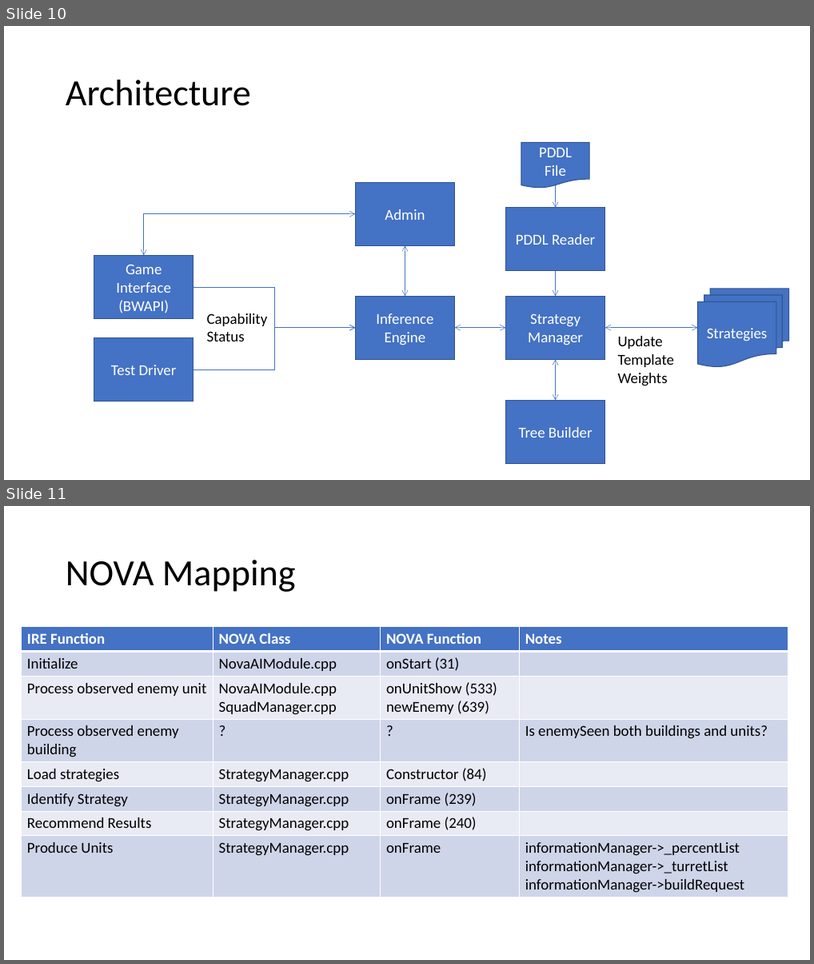
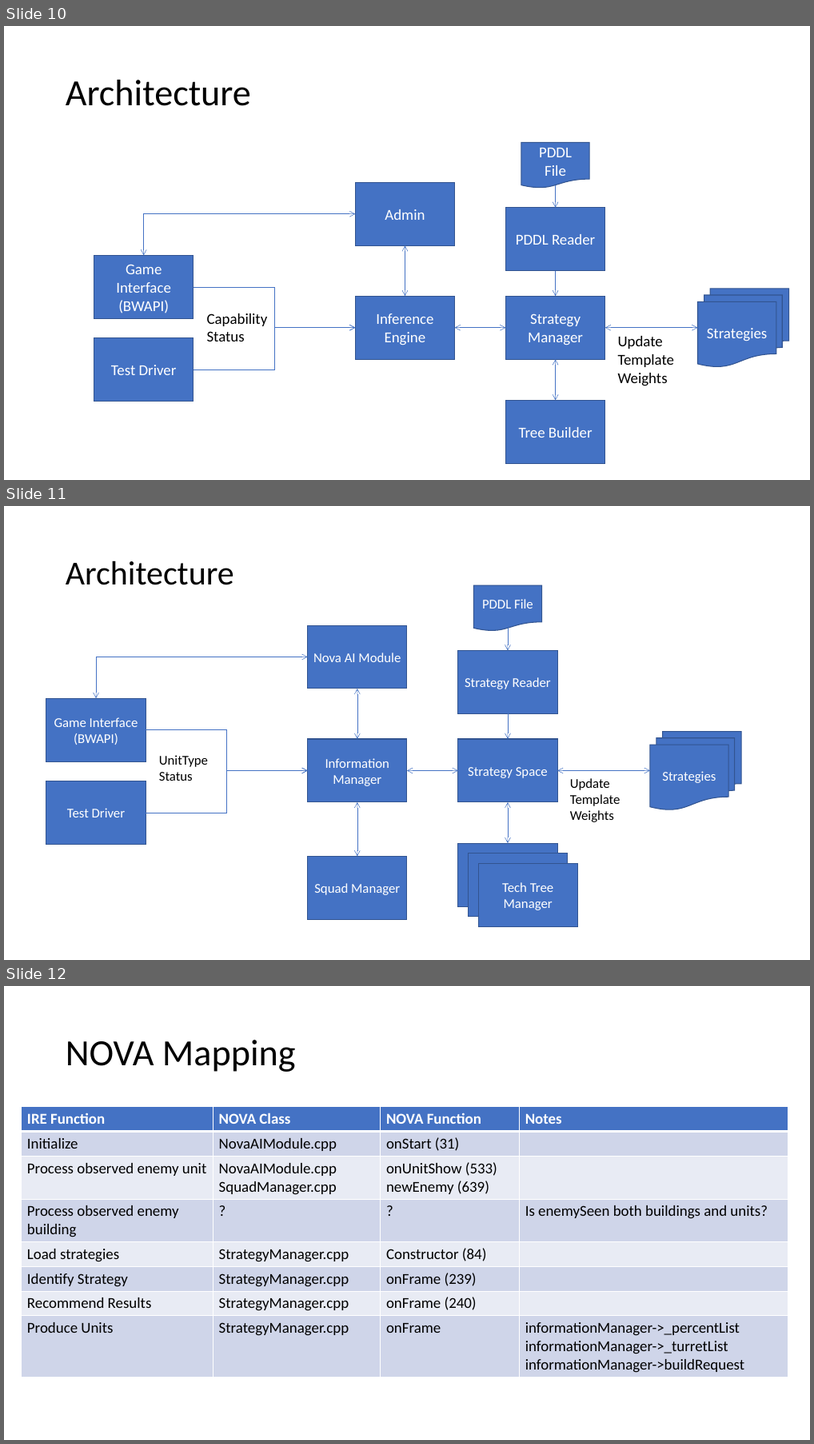
Before and after one commit to mikewkozak/IRE, a slide deck: Documentation/Architecture.pptx. Shown one above the other, each under a label of ours: slides 10 and 11 before the commit, slides 10, 11 and 12 after it. The pictures are 814x964 and 814x1444 pixels, drawn with LibreOffice and Linux fonts; fonts in the diff are those of the drawing. Boxes give left, top, right and bottom in pixels: in the first picture for what was removed or moved away, otherwise in the second. Text is boxed around its words. In the diff, an @@ line names an element or a change of style, - is before the commit and + after.

```diff
--- a/Documentation/Architecture.pptx
+++ b/Documentation/Architecture.pptx
@@ slide 11 added at (x1=4, y1=506, x2=810, y2=960), background #FFFFFF @@
@@ title added at (x1=66, y1=561, x2=234, y2=585), 40 pt, text #000000 @@
+Architecture
@@ flow chart document added at (x1=474, y1=585, x2=542, y2=632), fill #4472C4, outline #325491 1 pt, 16 pt, text #FFFFFF @@
+PDDL File
@@ rectangle added at (x1=308, y1=625, x2=407, y2=688), fill #4472C4, outline #325491 1 pt, 16 pt, text #FFFFFF @@
+Nova AI Module
@@ arrow added from (508, 628) to (508, 651), #4472C4 0.5 pt @@
@@ elbow double arrow added from (308, 656) to (96, 698), #4472C4 0.5 pt @@
@@ rectangle added at (x1=458, y1=651, x2=558, y2=713), fill #4472C4, outline #325491 1 pt, 16 pt, text #FFFFFF @@
+Strategy Reader
@@ double arrow added from (358, 688) to (358, 739), #4472C4 0.5 pt @@
@@ rectangle added at (x1=46, y1=698, x2=146, y2=761), fill #4472C4, outline #325491 1 pt, 16 pt, text #FFFFFF @@
+Game Interface
+(BWAPI)
@@ arrow added from (508, 713) to (508, 739), #4472C4 0.5 pt @@
@@ elbow arrow added from (146, 730) to (308, 770), #4472C4 0.5 pt @@
@@ rectangle added at (x1=308, y1=739, x2=407, y2=802), fill #4472C4, outline #325491 1 pt, 16 pt, text #FFFFFF @@
+Information Manager
@@ rectangle added at (x1=458, y1=739, x2=558, y2=802), fill #4472C4, outline #325491 1 pt, 16 pt, text #FFFFFF @@
+Strategy Space
@@ flow chart multidocument added at (x1=650, y1=731, x2=742, y2=809), fill #4472C4, outline #325491 1 pt, 16 pt, text #FFFFFF @@
+Strategies
@@ text added at (x1=159, y1=755, x2=208, y2=780), 16 pt, text #000000 @@
+UnitType
+Status
@@ rectangle added at (x1=46, y1=780, x2=146, y2=844), fill #4472C4, outline #325491 1 pt, 16 pt, text #FFFFFF @@
+Test Driver
@@ elbow arrow added from (146, 812) to (308, 770), #4472C4 0.5 pt @@
@@ double arrow added from (407, 770) to (458, 770), #4472C4 0.5 pt @@
@@ double arrow added from (650, 770) to (558, 770), #4472C4 0.5 pt @@
@@ text added at (x1=570, y1=778, x2=621, y2=822), 16 pt, text #000000 @@
+Update Template Weights
@@ double arrow added from (358, 802) to (358, 856), #4472C4 0.5 pt @@
@@ double arrow added from (508, 802) to (508, 843), #4472C4 0.5 pt @@
@@ rectangle added at (x1=308, y1=856, x2=407, y2=919), fill #4472C4, outline #325491 1 pt, 16 pt, text #FFFFFF @@
+Squad Manager
@@ rectangle added at (x1=458, y1=843, x2=558, y2=906), fill #4472C4, outline #325491 1 pt, 16 pt, text #FFFFFF @@
+Tech Tree Manager
@@ rectangle added at (x1=469, y1=853, x2=568, y2=916), fill #4472C4, outline #325491 1 pt, 16 pt, text #FFFFFF @@
+Tech Tree Manager
@@ rectangle added at (x1=478, y1=863, x2=578, y2=926), fill #4472C4, outline #325491 1 pt, 16 pt, text #FFFFFF @@
+Tech Tree Manager
@@ what was slide 11 is now slide 12 @@
```
Also in this commit, not shown: 1 slide changed, 3 other files.
